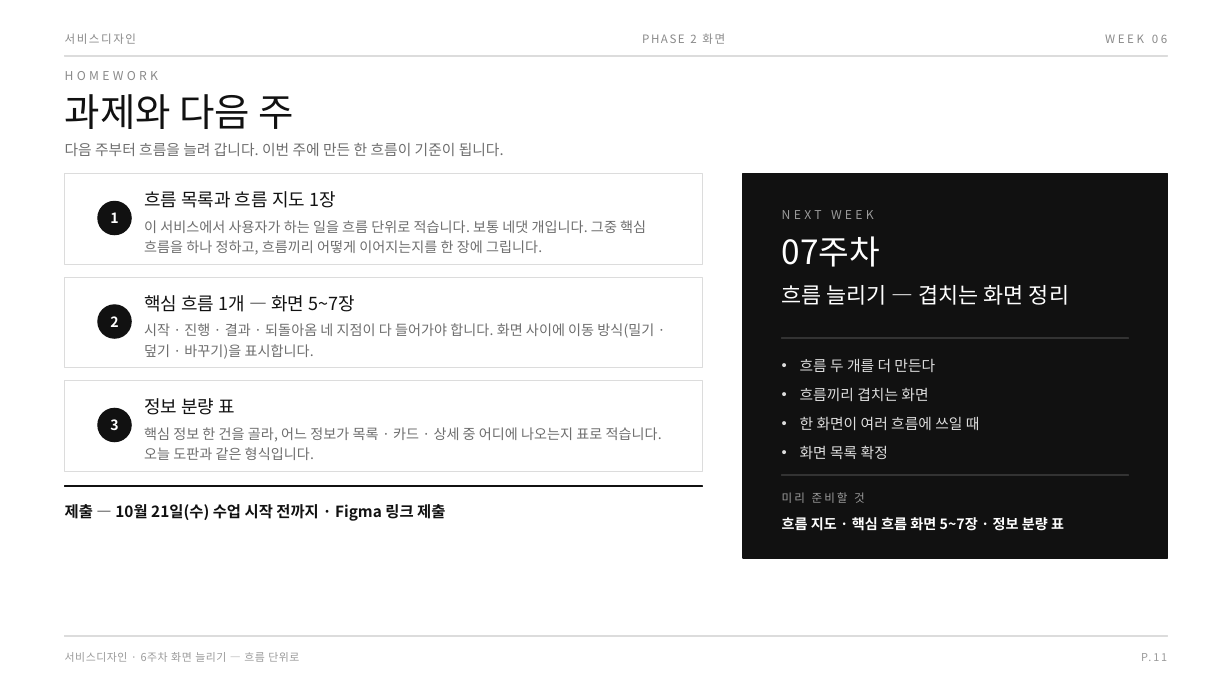
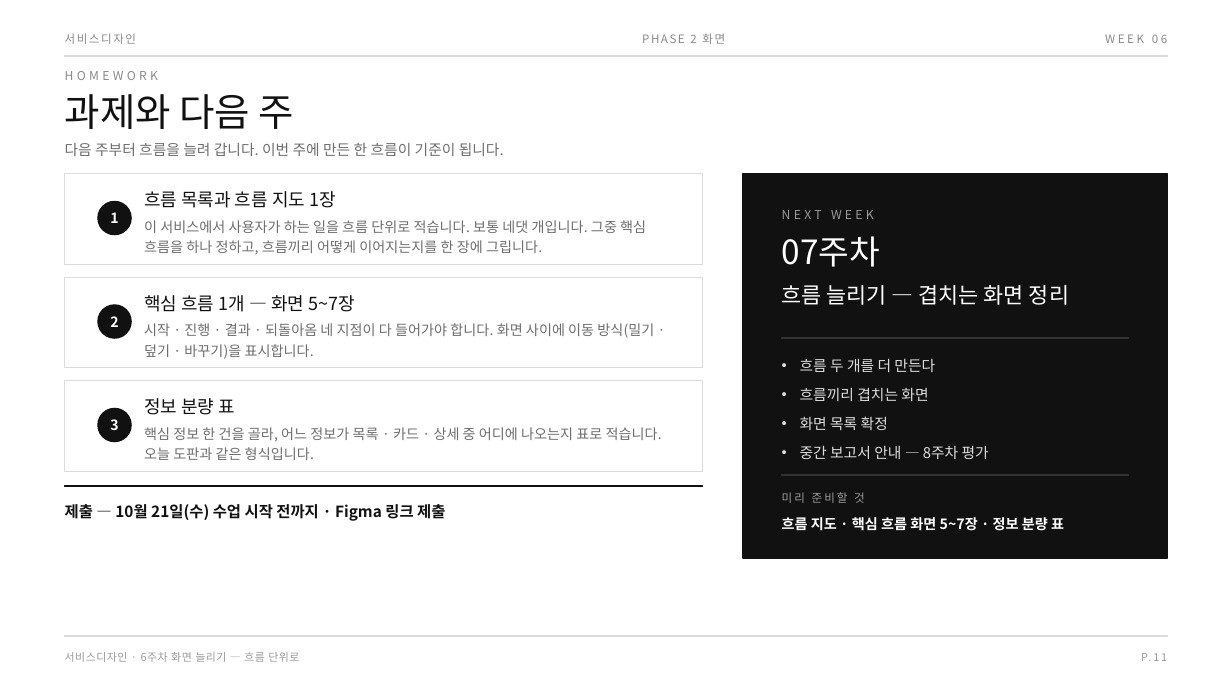
Before and after one commit to design-eng/MIN.D, a slide deck: slide 16 of dist/weeks-2학기/서비스디자인_2학기_06주차_흐름단위로.pptx. Drawn at 1232x693 pixels with LibreOffice and Linux fonts; fonts in the diff are those of the drawing. Boxes give left, top, right and bottom in pixels: in the first picture for what was removed or moved away, otherwise in the second. Text is boxed around its words. In the diff, an @@ line names an element or a change of style, - is before the commit and + after.

```diff
--- a/dist/weeks-2학기/서비스디자인_2학기_06주차_흐름단위로.pptx
+++ b/dist/weeks-2학기/서비스디자인_2학기_06주차_흐름단위로.pptx
@@ text at box(800, 416, 980, 430): paragraph removed @@
-• 한 화면이 여러 흐름에 쓰일 때
@@ text at box(800, 445, 989, 459): paragraph added @@
+• 중간 보고서 안내 — 8주차 평가
```
Also in this commit, not shown: 3 other slides changed, 23 other files.
